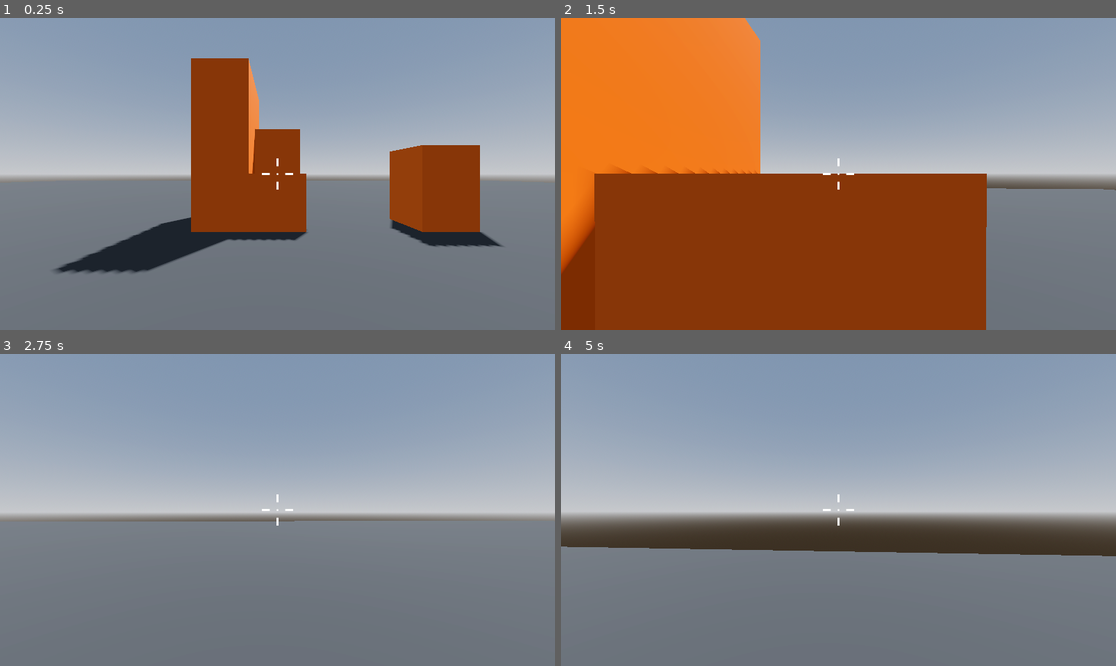
Above: before the commit, frames 1-4 (two rows, left to right).
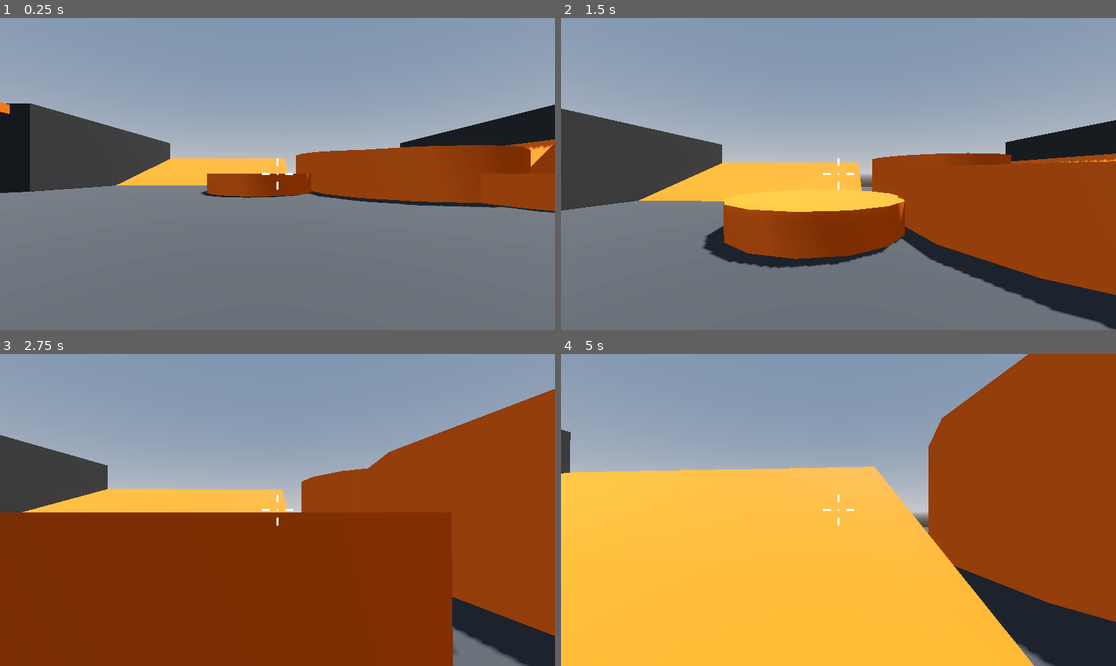
Above: after the commit, the same moments.

Repository: tnargy/RoboRampage
Game: Godot game, scene res://Levels/Sandbox.tscn
Two runs of this game, one before a commit and one after it. Both use one fixed random seed, a clock stepped at 60 frames per second and the inputs below.
Inputs (mouse positions are in pixels of both pictures, inside the frame that each line leads up to):
- Up to frame 1 (0.25 s): no input
- Up to frame 2 (1.5 s): tap Enter at 0.5 s; move the mouse to (866, 174) at 0.52 s; hold W (move_forward) from 0.53 s (still down); tap Space (jump) at 0.77 s; move the mouse to (810, 174) at 1.27 s
- Up to frame 3 (2.75 s): keep holding W (move_forward); tap Space (jump) at 1.52 s; move the mouse to (288, 503) at 2.02 s
- Up to frame 4 (5 s): keep holding W (move_forward); move the mouse to (832, 516) at 2.77 s; tap Space (jump) at 3.02, 3.77, 4.52 s; move the mouse to (877, 513) at 3.52 s; move the mouse to (794, 506) at 4.27 s

The runs differ from the first frame. In frame 1, 27% of the frame differs, in the area x 0-100%, y 12-82%; in frame 2, 63%; in frame 3, 66%; in frame 4, 72%, in the area x 0-100%, y 0-100%.

Commit message:
Built sandbox to explore

Diff:
--- /dev/null
+++ b/Levels/Materials/GreyMaterial.tres
@@ -0,0 +1,4 @@
+[gd_resource type="StandardMaterial3D" format=3 uid="uid://dm0ky850fgmjp"]
+
+[resource]
+albedo_color = Color(0.196078, 0.196078, 0.196078, 1)
--- /dev/null
+++ b/Levels/Materials/OrangeMaterial.tres
@@ -0,0 +1,4 @@
+[gd_resource type="StandardMaterial3D" format=3 uid="uid://de1dwh0v3luis"]
+
+[resource]
+albedo_color = Color(0.921569, 0.392157, 0, 1)
--- a/Levels/Sandbox.tscn
+++ b/Levels/Sandbox.tscn
@@ -1,6 +1,8 @@
 [gd_scene load_steps=7 format=3 uid="uid://bcd4ynv2tdjj"]
 
 [ext_resource type="PackedScene" uid="uid://bsu3gmgu7rb31" path="res://Player/Player.tscn" id="1_pqrdl"]
+[ext_resource type="Material" uid="uid://dm0ky850fgmjp" path="res://Levels/Materials/GreyMaterial.tres" id="1_q2e3v"]
+[ext_resource type="Material" uid="uid://de1dwh0v3luis" path="res://Levels/Materials/OrangeMaterial.tres" id="2_ecytd"]
 
 [sub_resource type="ProceduralSkyMaterial" id="ProceduralSkyMaterial_dlxqa"]
 sky_horizon_color = Color(0.64625, 0.65575, 0.67075, 1)
@@ -15,12 +17,6 @@
 tonemap_mode = 2
 glow_enabled = true
 
-[sub_resource type="StandardMaterial3D" id="StandardMaterial3D_ecytd"]
-albedo_color = Color(0.196078, 0.196078, 0.196078, 1)
-
-[sub_resource type="StandardMaterial3D" id="StandardMaterial3D_cm70w"]
-albedo_color = Color(0.921569, 0.392157, 0, 1)
-
 [node name="Sandbox" type="Node3D"]
 
 [node name="WorldEnvironment" type="WorldEnvironment" parent="."]
@@ -34,33 +30,247 @@
 transform = Transform3D(1, 0, 0, 0, 1, 0, 0, 0, 1, 0, -0.5, 0)
 use_collision = true
 size = Vector3(64, 1, 64)
-material = SubResource("StandardMaterial3D_ecytd")
+material = ExtResource("1_q2e3v")
 
 [node name="Player" parent="." instance=ExtResource("1_pqrdl")]
 transform = Transform3D(1, 0, 0, 0, 1, 0, 0, 0, 1, 0, 1, 0)
 
-[node name="CSGCombiner3D" type="CSGCombiner3D" parent="."]
-use_collision = true
-
-[node name="Platform" type="CSGBox3D" parent="CSGCombiner3D"]
-transform = Transform3D(1, 0, 0, 0, 1, 0, 0, 0, 1, 0, 0.5, -4.015)
-use_collision = true
-material = SubResource("StandardMaterial3D_cm70w")
-
-[node name="Platform2" type="CSGBox3D" parent="CSGCombiner3D"]
-transform = Transform3D(1, 0, 0, 0, 1, 0, 0, 0, 1, 0, 1, -5.01542)
+[node name="LevelObjects" type="Node3D" parent="."]
+
+[node name="Platform" type="CSGBox3D" parent="LevelObjects"]
+transform = Transform3D(1, 0, 0, 0, 1, 0, 0, 0, 1, -12.5, 0.5, -2.015)
+use_collision = true
+material = ExtResource("2_ecytd")
+
+[node name="Bridge" type="CSGBox3D" parent="LevelObjects"]
+transform = Transform3D(1, 0, 0, 0, 1, 0, 0, 0, 1, -21.5, 4.5, -9.015)
+use_collision = true
+size = Vector3(2, 0.5, 4)
+material = ExtResource("2_ecytd")
+
+[node name="Bridge2" type="CSGBox3D" parent="LevelObjects"]
+transform = Transform3D(0.999999, 2.05836e-05, -0.00162564, -2.2817e-05, 0.999999, -0.00137504, 0.00162561, 0.00137508, 0.999998, -21.5, 4.5, 10.985)
+use_collision = true
+size = Vector3(2, 0.5, 4)
+material = ExtResource("2_ecytd")
+
+[node name="Bridge6" type="CSGBox3D" parent="LevelObjects"]
+transform = Transform3D(1, 0, 0, 0, 1, 0, 0, 0, 1, -15.5, 4.5, -9.015)
+use_collision = true
+size = Vector3(2, 0.5, 4)
+material = ExtResource("2_ecytd")
+
+[node name="Bridge7" type="CSGBox3D" parent="LevelObjects"]
+transform = Transform3D(0.999999, 2.05836e-05, -0.00162564, -2.2817e-05, 0.999999, -0.00137504, 0.00162561, 0.00137508, 0.999998, -15.5, 4.5, 10.985)
+use_collision = true
+size = Vector3(2, 0.5, 4)
+material = ExtResource("2_ecytd")
+
+[node name="Bridge3" type="CSGBox3D" parent="LevelObjects"]
+transform = Transform3D(1, 0, 0, 0, 1, 0, 0, 0, 1, 24.5, 4.5, -9.015)
+use_collision = true
+size = Vector3(2, 0.5, 4)
+material = ExtResource("2_ecytd")
+
+[node name="Bridge4" type="CSGBox3D" parent="LevelObjects"]
+transform = Transform3D(0.999999, 2.05836e-05, -0.00162564, -2.2817e-05, 0.999999, -0.00137504, 0.00162561, 0.00137508, 0.999998, 24.5, 4.5, 10.985)
+use_collision = true
+size = Vector3(2, 0.5, 4)
+material = ExtResource("2_ecytd")
+
+[node name="Bridge5" type="CSGBox3D" parent="LevelObjects"]
+transform = Transform3D(0.999999, 2.05836e-05, -0.00162564, -2.2817e-05, 0.999999, -0.00137504, 0.00162561, 0.00137508, 0.999998, 0.500016, 5.50027, 28.9655)
+use_collision = true
+size = Vector3(32, 0.5, 4)
+material = ExtResource("2_ecytd")
+
+[node name="Platform2" type="CSGBox3D" parent="LevelObjects"]
+transform = Transform3D(1, 0, 0, 0, 1, 0, 0, 0, 1, -12.5, 1, -3.01542)
 use_collision = true
 size = Vector3(1, 2, 1)
-material = SubResource("StandardMaterial3D_cm70w")
-
-[node name="Platform3" type="CSGBox3D" parent="CSGCombiner3D"]
-transform = Transform3D(1, 0, 0, 0, 1, 0, 0, 0, 1, -1, 1.5, -4.51542)
+material = ExtResource("2_ecytd")
+
+[node name="Platform4" type="CSGBox3D" parent="LevelObjects"]
+transform = Transform3D(1, 0, 0, 0, 1, 0, 0, 0, 1, -13.5, 2, -4.01542)
+use_collision = true
+size = Vector3(1, 4, 1)
+material = ExtResource("2_ecytd")
+
+[node name="Platform3" type="CSGBox3D" parent="LevelObjects"]
+transform = Transform3D(1, 0, 0, 0, 1, 0, 0, 0, 1, -13.5, 1.5, -2.51542)
 use_collision = true
 size = Vector3(1, 3, 2)
-material = SubResource("StandardMaterial3D_cm70w")
-
-[node name="UnreachablePlatform" type="CSGBox3D" parent="CSGCombiner3D"]
-transform = Transform3D(1, 0, 0, 0, 1, 0, 0, 0, 1, 3, 0.75, -4.015)
-use_collision = true
-size = Vector3(1, 1.5, 1)
-material = SubResource("StandardMaterial3D_cm70w")
+material = ExtResource("2_ecytd")
+
+[node name="Platform5" type="CSGBox3D" parent="LevelObjects"]
+transform = Transform3D(1, 0, 0, 0, 1, 0, 0, 0, 1, 18, 0.5, -7.015)
+use_collision = true
+material = ExtResource("2_ecytd")
+
+[node name="Platform6" type="CSGBox3D" parent="LevelObjects"]
+transform = Transform3D(1, 0, 0, 0, 1, 0, 0, 0, 1, 19, 1, -7.015)
+use_collision = true
+size = Vector3(1, 2, 1)
+material = ExtResource("2_ecytd")
+
+[node name="Platform7" type="CSGBox3D" parent="LevelObjects"]
+transform = Transform3D(1, 0, 0, 0, 1, 0, 0, 0, 1, 21, 1.5, -7.015)
+use_collision = true
+size = Vector3(1, 3, 1)
+material = ExtResource("2_ecytd")
+
+[node name="Platform8" type="CSGBox3D" parent="LevelObjects"]
+transform = Transform3D(1, 0, 0, 0, 1, 0, 0, 0, 1, 23, 2, -7.015)
+use_collision = true
+size = Vector3(1, 4, 1)
+material = ExtResource("2_ecytd")
+
+[node name="Platform9" type="CSGBox3D" parent="LevelObjects"]
+transform = Transform3D(1.31134e-07, 0, -1, 0, 1, 0, 1, 0, 1.31134e-07, 15.25, 0.5, 17.735)
+use_collision = true
+material = ExtResource("2_ecytd")
+
+[node name="Platform10" type="CSGBox3D" parent="LevelObjects"]
+transform = Transform3D(1.31134e-07, 0, -1, 0, 1, 0, 1, 0, 1.31134e-07, 15.25, 1, 18.735)
+use_collision = true
+size = Vector3(1, 2, 1)
+material = ExtResource("2_ecytd")
+
+[node name="Platform11" type="CSGBox3D" parent="LevelObjects"]
+transform = Transform3D(1.31134e-07, 0, -1, 0, 1, 0, 1, 0, 1.31134e-07, 15.25, 1.5, 20.735)
+use_collision = true
+size = Vector3(1, 3, 1)
+material = ExtResource("2_ecytd")
+
+[node name="Platform12" type="CSGBox3D" parent="LevelObjects"]
+transform = Transform3D(1.31134e-07, 0, -1, 0, 1, 0, 1, 0, 1.31134e-07, 15.25, 2, 22.735)
+use_collision = true
+size = Vector3(1, 4, 1)
+material = ExtResource("2_ecytd")
+
+[node name="Building" type="CSGBox3D" parent="LevelObjects"]
+transform = Transform3D(1, 0, 0, 0, 1, 0, 0, 0, 1, -19, 2.5, -19)
+use_collision = true
+size = Vector3(10, 5, 15)
+material = ExtResource("1_q2e3v")
+
+[node name="Building2" type="CSGBox3D" parent="LevelObjects"]
+transform = Transform3D(1, 0, 0, 0, 1, 0, 0, 0, 1, -19, 2.5, 1)
+use_collision = true
+size = Vector3(10, 5, 15)
+material = ExtResource("1_q2e3v")
+
+[node name="LargeFlatArea" type="CSGBox3D" parent="LevelObjects"]
+transform = Transform3D(1, 0, 0, 0, 1, 0, 0, 0, 1, 0, 0.499999, 18)
+use_collision = true
+size = Vector3(20, 1, 20)
+material = ExtResource("1_q2e3v")
+
+[node name="Building3" type="CSGBox3D" parent="LevelObjects"]
+transform = Transform3D(1, 0, 0, 0, 1, 0, 0, 0, 1, -19, 2.5, 21)
+use_collision = true
+size = Vector3(10, 5, 15)
+material = ExtResource("1_q2e3v")
+
+[node name="Building4" type="CSGBox3D" parent="LevelObjects"]
+transform = Transform3D(1, 0, 0, 0, 1, 0, 0, 0, 1, 21, 2.5, -19)
+use_collision = true
+size = Vector3(10, 5, 15)
+material = ExtResource("1_q2e3v")
+
+[node name="Building5" type="CSGBox3D" parent="LevelObjects"]
+transform = Transform3D(1, 0, 0, 0, 1, 0, 0, 0, 1, 21, 2.5, 1)
+use_collision = true
+size = Vector3(10, 5, 15)
+material = ExtResource("1_q2e3v")
+
+[node name="Building6" type="CSGBox3D" parent="LevelObjects"]
+transform = Transform3D(1, 0, 0, 0, 1, 0, 0, 0, 1, 21, 2.5, 21)
+use_collision = true
+size = Vector3(10, 5, 15)
+material = ExtResource("1_q2e3v")
+
+[node name="Slope" type="CSGPolygon3D" parent="LevelObjects"]
+transform = Transform3D(3, 0, 0, 0, 3, 0, 0, 0, 3, 13, 0, -11.5454)
+use_collision = true
+polygon = PackedVector2Array(0, 0, 1, 1, 1, 0)
+depth = 5.0
+material = ExtResource("2_ecytd")
+
+[node name="Slope2" type="CSGPolygon3D" parent="LevelObjects"]
+transform = Transform3D(-1.31134e-07, 0, 3, 0, 3, 0, -3, 0, -1.31134e-07, 1, 0, -17.5454)
+use_collision = true
+polygon = PackedVector2Array(0, 0, 3, 1, 3, 0)
+depth = 5.0
+material = ExtResource("2_ecytd")
+
+[node name="CSGCylinder3D" type="CSGCylinder3D" parent="LevelObjects"]
+transform = Transform3D(1, 0, 0, 0, 1, 0, 0, 0, 1, 7, 1.5, -22)
+use_collision = true
+radius = 5.0
+height = 3.0
+sides = 16
+material = ExtResource("2_ecytd")
+
+[node name="CSGCylinder3D2" type="CSGCylinder3D" parent="LevelObjects"]
+transform = Transform3D(1, 0, 0, 0, 1, 0, 0, 0, 1, 7, 1, -12)
+use_collision = true
+radius = 5.0
+sides = 16
+material = ExtResource("2_ecytd")
+
+[node name="CSGCylinder3D3" type="CSGCylinder3D" parent="LevelObjects"]
+transform = Transform3D(1, 0, 0, 0, 1, 0, 0, 0, 1, -1, 0.5, -12)
+use_collision = true
+radius = 3.0
+height = 1.0
+sides = 16
+material = ExtResource("2_ecytd")
+
+[node name="CSGCylinder3D4" type="CSGCylinder3D" parent="LevelObjects"]
+transform = Transform3D(1, 0, 0, 0, 1, 0, 0, 0, 1, 10, 0.5, -7)
+use_collision = true
+radius = 3.0
+height = 1.0
+sides = 16
+material = ExtResource("2_ecytd")
+
+[node name="CSGCylinder3D5" type="CSGCylinder3D" parent="LevelObjects"]
+transform = Transform3D(1, 0, 0, 0, 1, 0, 0, 0, 1, -3, 1.5, 21)
+use_collision = true
+radius = 3.0
+height = 1.0
+sides = 16
+material = ExtResource("2_ecytd")
+
+[node name="CSGCylinder3D7" type="CSGCylinder3D" parent="LevelObjects"]
+transform = Transform3D(1, 0, 0, 0, 1, 0, 0, 0, 1, -5, 2.5, 19)
+use_collision = true
+radius = 2.0
+height = 1.0
+sides = 16
+material = ExtResource("2_ecytd")
+
+[node name="CSGCylinder3D8" type="CSGCylinder3D" parent="LevelObjects"]
+transform = Transform3D(1, 0, 0, 0, 1, 0, 0, 0, 1, -9, 3.5, 19)
+use_collision = true
+radius = 3.0
+height = 1.0
+sides = 16
+material = ExtResource("2_ecytd")
+
+[node name="CSGCylinder3D9" type="CSGCylinder3D" parent="LevelObjects"]
+transform = Transform3D(1, 0, 0, 0, 1, 0, 0, 0, 1, -12, 4.5, 21)
+use_collision = true
+radius = 2.0
+height = 1.0
+sides = 16
+material = ExtResource("2_ecytd")
+
+[node name="CSGCylinder3D6" type="CSGCylinder3D" parent="LevelObjects"]
+transform = Transform3D(1, 0, 0, 0, 1, 0, 0, 0, 1, 6, 1.5, 14)
+use_collision = true
+radius = 3.0
+height = 1.0
+sides = 16
+material = ExtResource("2_ecytd")
